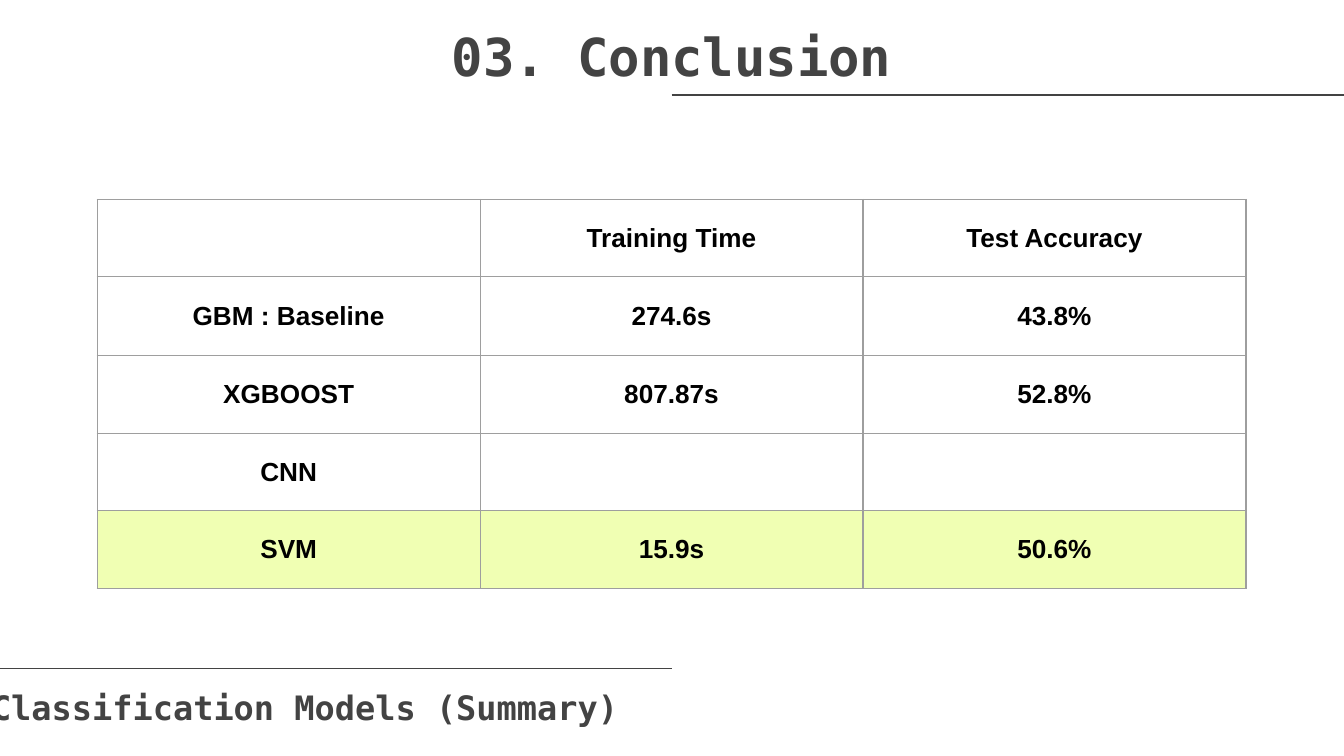
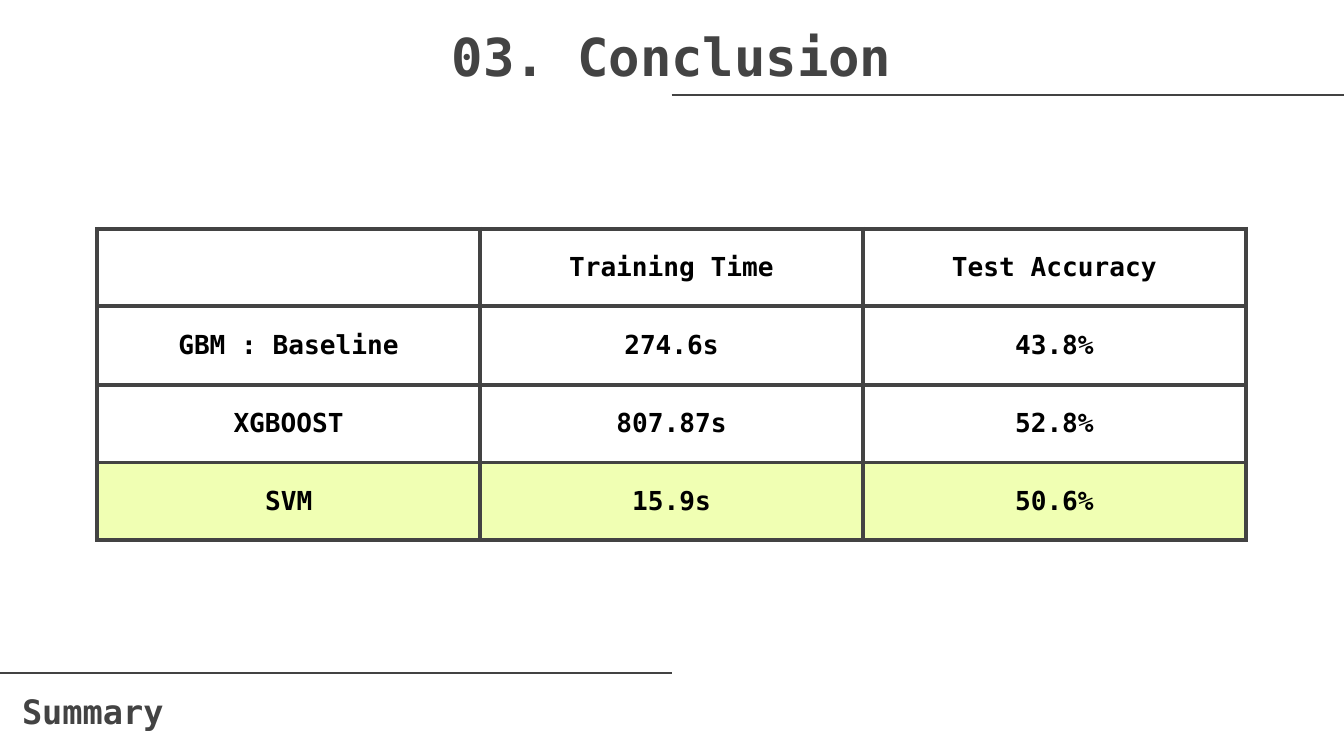
Before and after one commit to TZstatsADS/Fall2019-proj3-sec1--proj3-sec1-grp6, a slide deck: slide 8 of doc/Presentation(group 6).pptx (slide 9 before the commit). Drawn at 1344x756 pixels with LibreOffice and Linux fonts; fonts in the diff are those of the drawing; background and template pictures are left out. Boxes give left, top, right and bottom in pixels: in the first picture for what was removed or moved away, otherwise in the second. Text is boxed around its words. In the diff, an @@ line names an element or a change of style, - is before the commit and + after.

```diff
--- a/doc/Presentation(group 6).pptx
+++ b/doc/Presentation(group 6).pptx
@@ table at box(97, 228, 1246, 540) @@
-row 4: CNN |  | 
@@ table: place and size @@
-table at box(97, 199, 1246, 587)
+table at box(97, 228, 1246, 540)
@@ line moved from (0, 668) - (672, 668) to (0, 673) - (672, 673) @@
@@ text at box(22, 699, 164, 731): text changed @@
-Classification Models (Summary)
+Summary
```
Also in this commit, not shown: 1 slide removed.
